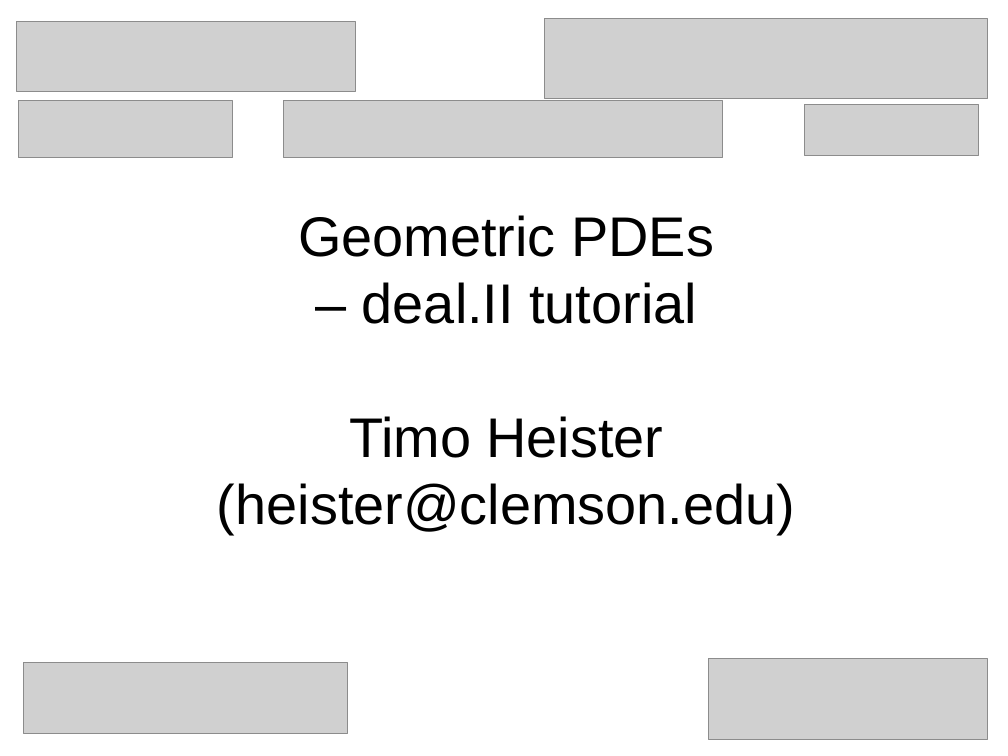
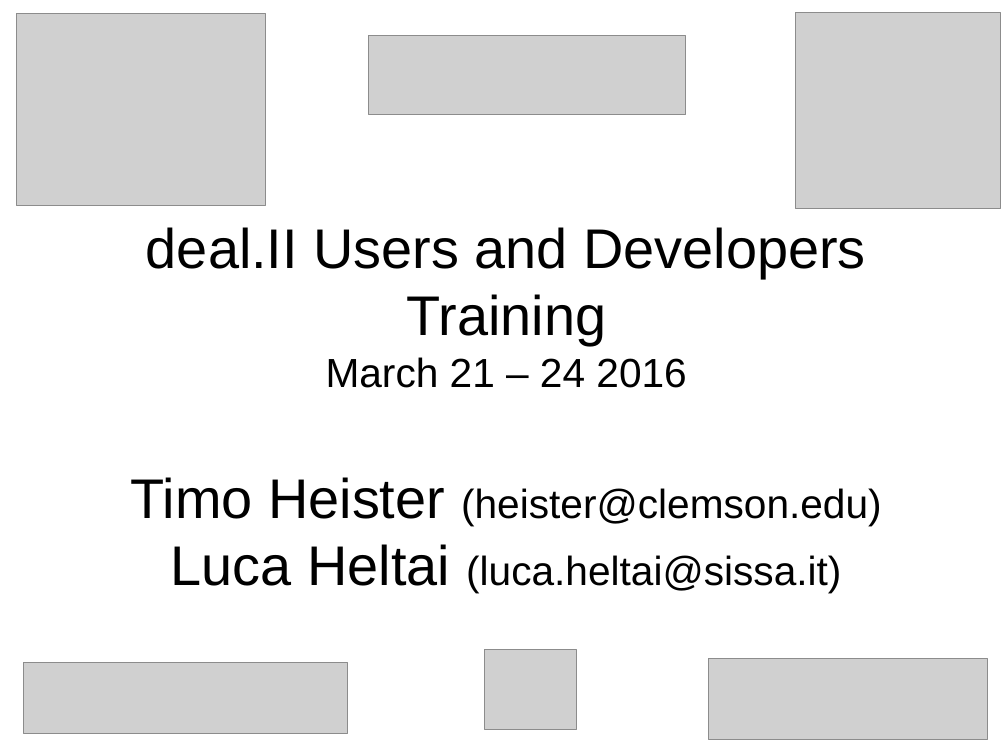
Before and after one commit to ndem0/deal.II-tutorial, a slide deck: slide 1 of slides.odp. Drawn at 1008x756 pixels with LibreOffice and Linux fonts; fonts in the diff are those of the drawing; grey boxes stand for pictures. Boxes give left, top, right and bottom in pixels: in the first picture for what was removed or moved away, otherwise in the second. Text is boxed around its words. In the diff, an @@ line names an element or a change of style, - is before the commit and + after.

```diff
--- a/slides.odp
+++ b/slides.odp
@@ picture: place and size @@
-picture at box(18, 101, 232, 157)
+picture at box(16, 13, 265, 205)
@@ picture removed at box(545, 18, 988, 99) @@
@@ picture: place and size @@
-picture at box(805, 104, 979, 155)
+picture at box(796, 13, 1001, 209)
@@ picture: place and size @@
-picture at box(284, 101, 723, 158)
+picture at box(369, 36, 686, 115)
@@ title at box(131, 227, 882, 593): text changed; size 44 to 32 pt @@
-Geometric PDEs
-– deal.II tutorial
-Timo Heister
-(heister@clemson.edu)
+deal.II Users and Developers Training
+March 21 – 24 2016
+Timo Heister (heister@clemson.edu)
+Luca Heltai (luca.heltai@sissa.it)
@@ picture: place and size @@
-picture at box(16, 21, 355, 91)
+picture at box(485, 649, 576, 730)
```
Also in this commit, not shown: 18 other slides changed, 1 slide added, 1 slide removed.
